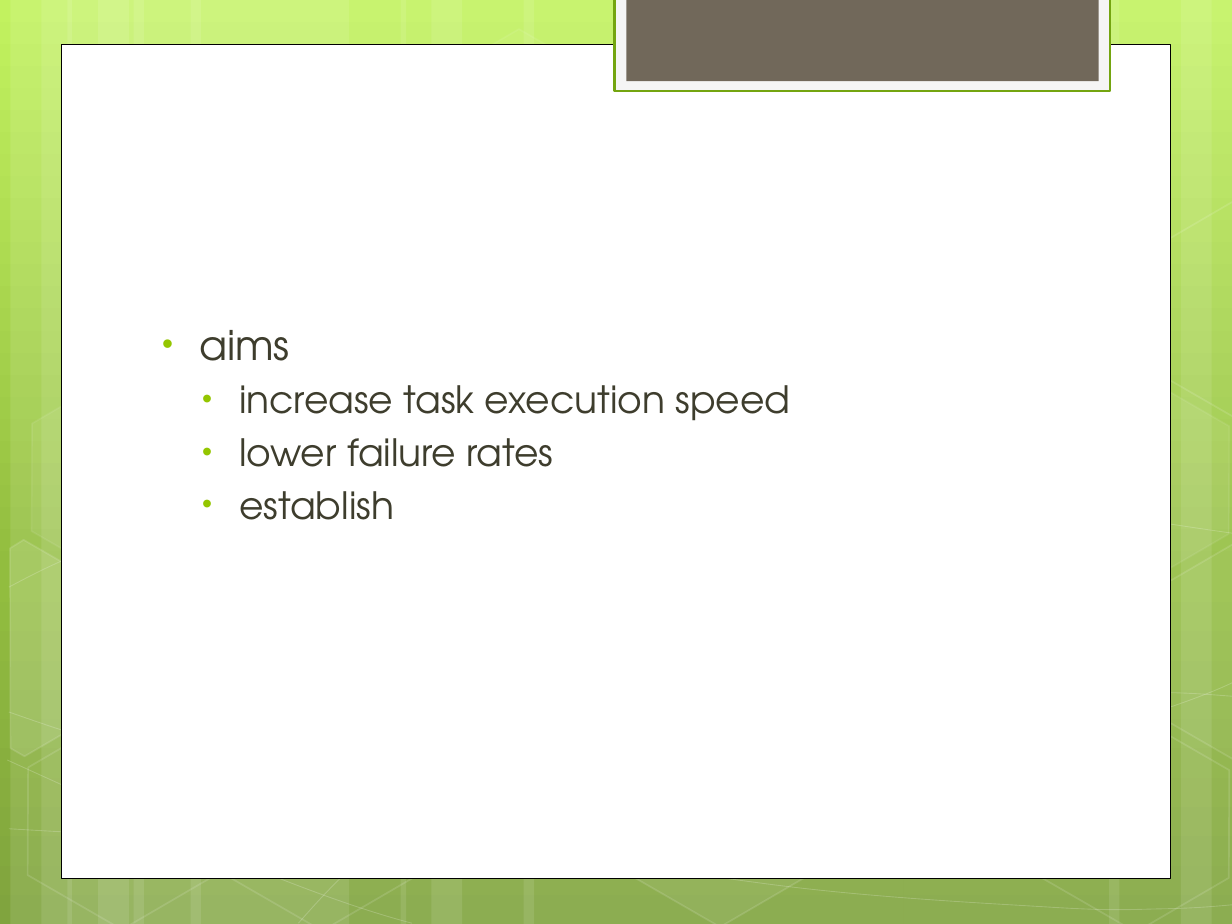
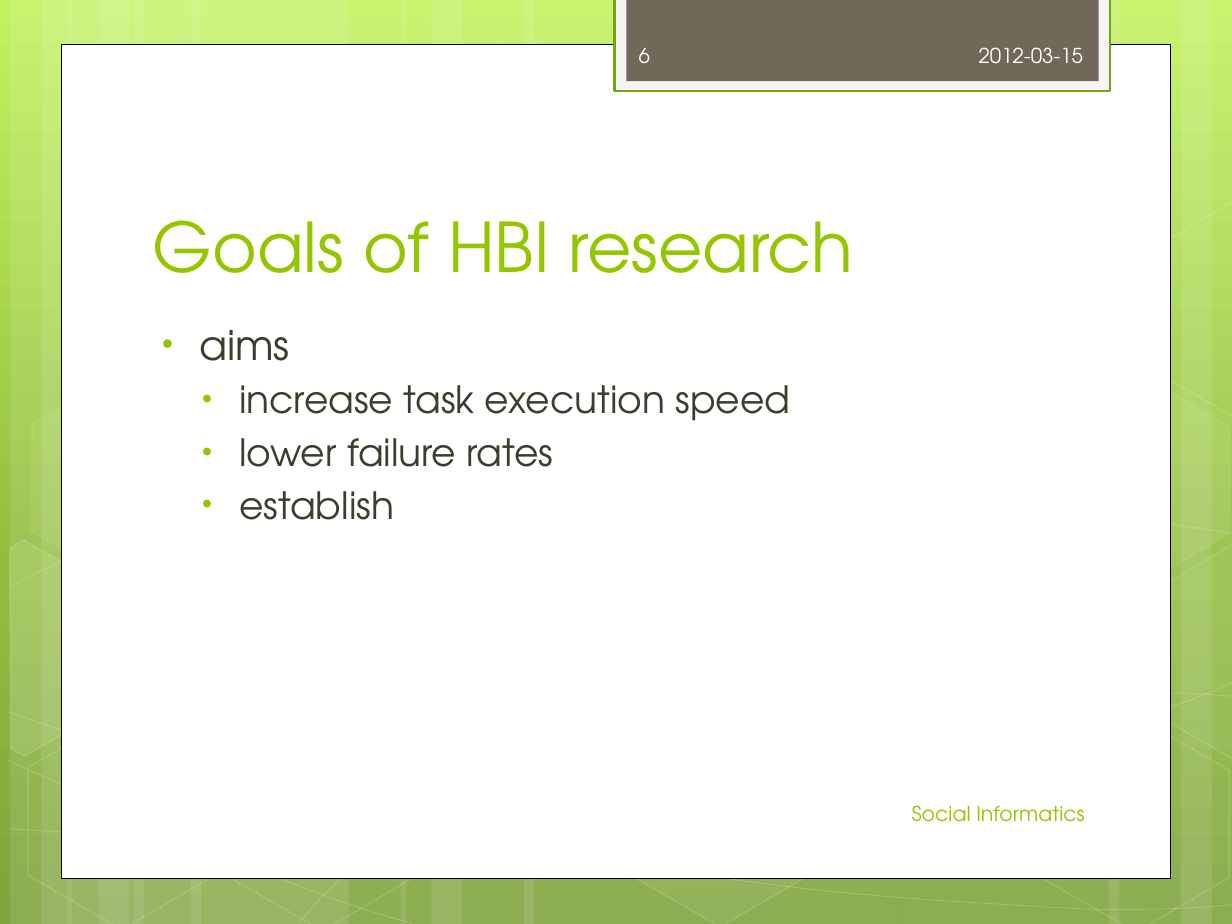
Before and after one commit to jrehwaldt/UT-12SS-Social-Informatics, a slide deck: slide 6 of 2012-03-12_Aleksandra Kurbatova_Jan Rehwaldt_Human-Computer Interaction.pptx. Drawn at 1232x924 pixels with LibreOffice and Linux fonts; fonts in the diff are those of the drawing. Boxes give left, top, right and bottom in pixels: in the first picture for what was removed or moved away, otherwise in the second. Text is boxed around its words. In the diff, an @@ line names an element or a change of style, - is before the commit and + after.

```diff
--- a/2012-03-12_Aleksandra Kurbatova_Jan Rehwaldt_Human-Computer Interaction.pptx
+++ b/2012-03-12_Aleksandra Kurbatova_Jan Rehwaldt_Human-Computer Interaction.pptx
@@ page number added at bbox=[639, 48, 650, 63], 12 pt, text #FEFEFE @@
+6
@@ text added at bbox=[979, 47, 1083, 63], 12 pt, text #FEFEFE @@
+2012-03-15
@@ title added at bbox=[153, 220, 854, 273], 40 pt, text #94C600 @@
+Goals of HBI research
@@ text added at bbox=[912, 805, 1084, 822], 12 pt, text #94C600 @@
+Social Informatics
```
Also in this commit, not shown: 4 other slides changed, 4 slides added, 2 slides removed.
